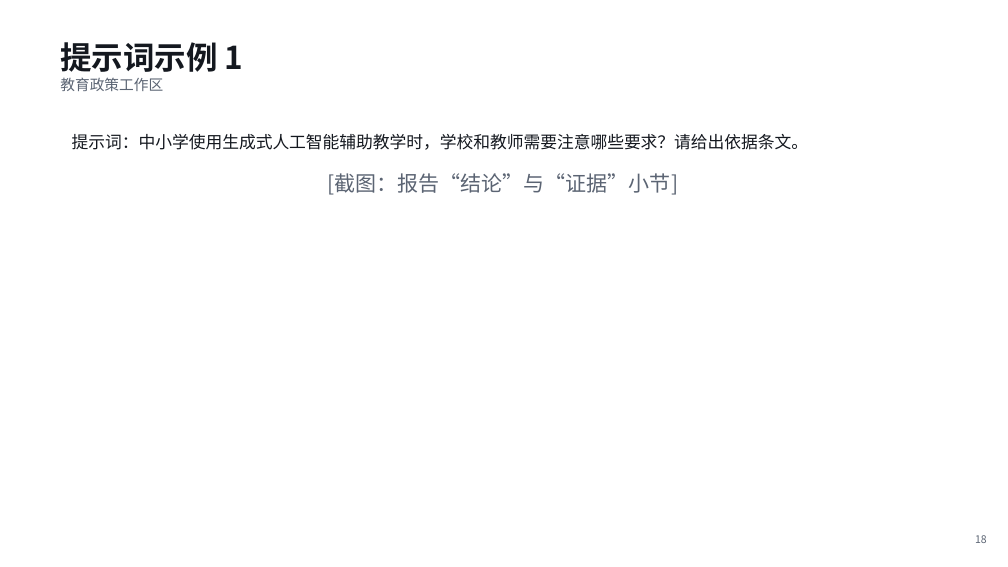
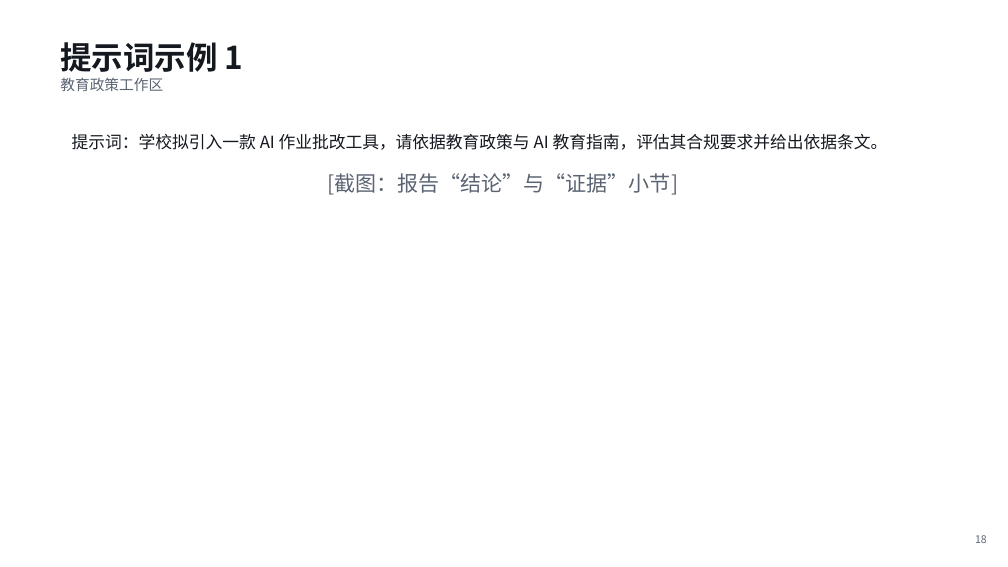
Before and after one commit to zyyqp-bot/jiuwenswarm-agent, a slide deck: slide 18 of docs/submission/【教育-重庆邮电大学-赵乙亦-证据工作台】.pptx. Drawn at 1008x567 pixels with LibreOffice and Linux fonts; fonts in the diff are those of the drawing. Boxes give left, top, right and bottom in pixels: in the first picture for what was removed or moved away, otherwise in the second. Text is boxed around its words. In the diff, an @@ line names an element or a change of style, - is before the commit and + after.

```diff
--- a/docs/submission/【教育-重庆邮电大学-赵乙亦-证据工作台】.pptx
+++ b/docs/submission/【教育-重庆邮电大学-赵乙亦-证据工作台】.pptx
@@ text at (72, 134, 888, 150): text changed @@
-提示词：中小学使用生成式人工智能辅助教学时，学校和教师需要注意哪些要求？请给出依据条文。
+提示词：学校拟引入一款 AI 作业批改工具，请依据教育政策与 AI 教育指南，评估其合规要求并给出依据条文。
```
Also in this commit, not shown: 6 other files.
